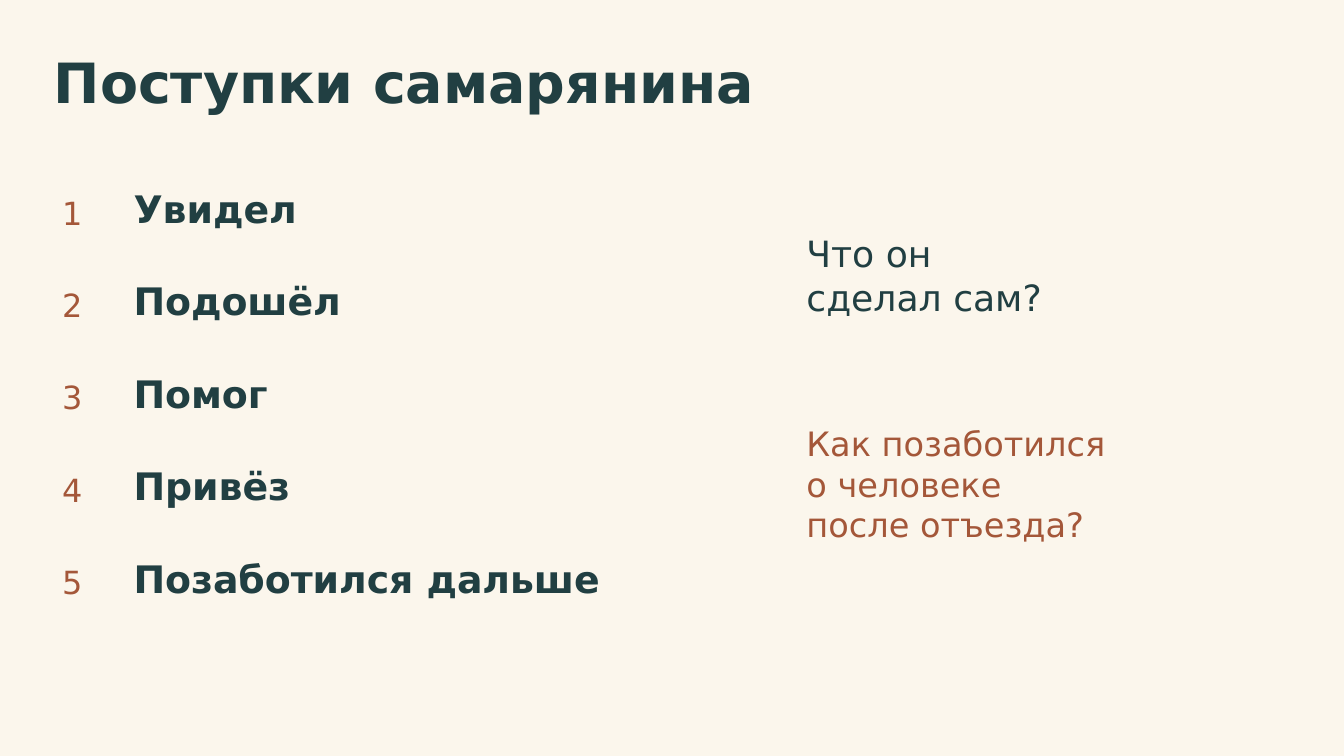
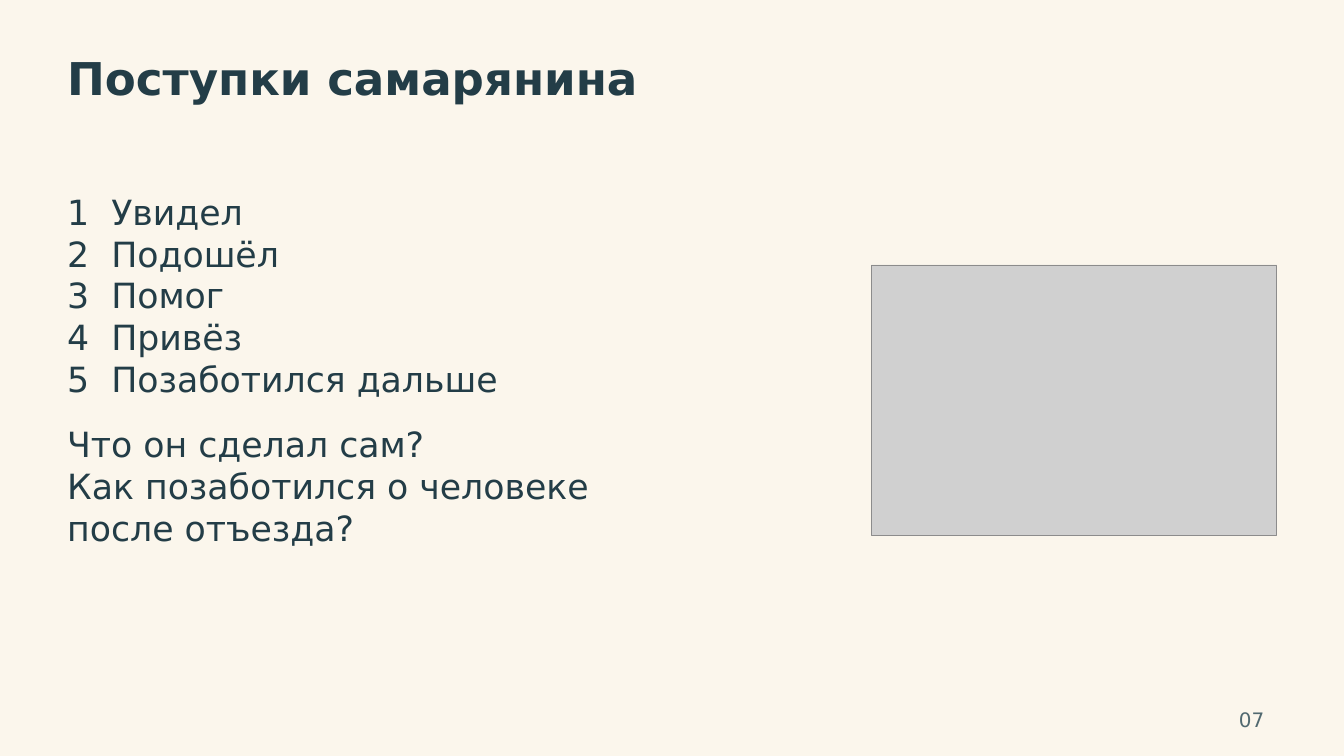
Before and after one commit to VAtapin/lessons, a slide deck: slide 7 of assets/lessons/kto-moi-blizhnii/presentation-ru.pptx. Drawn at 1344x756 pixels with LibreOffice and Linux fonts; fonts in the diff are those of the drawing; grey boxes stand for pictures. Boxes give left, top, right and bottom in pixels: in the first picture for what was removed or moved away, otherwise in the second. Text is boxed around its words. In the diff, an @@ line names an element or a change of style, - is before the commit and + after.

```diff
--- a/assets/lessons/kto-moi-blizhnii/presentation-ru.pptx
+++ b/assets/lessons/kto-moi-blizhnii/presentation-ru.pptx
@@ text "Поступки самарянина": place and size @@
-text "Поступки самарянина" at bbox=[54, 62, 754, 114]
+text "Поступки самарянина" at bbox=[67, 62, 637, 105]
@@ text "Поступки самарянина" at bbox=[67, 62, 637, 105]: size 49.5 to 40.3 pt, text colour #213F42 to #233D47 @@
@@ text removed at bbox=[62, 201, 82, 225] @@
-1
@@ text added at bbox=[67, 199, 588, 546], 30.9 pt, text #233D47 @@
+1 Увидел
+2 Подошёл
+3 Помог
+4 Привёз
+5 Позаботился дальше
+Что он сделал сам?
+Как позаботился о человеке
+после отъезда?
@@ text removed at bbox=[134, 195, 297, 229] @@
-Увидел
@@ text removed at bbox=[806, 240, 1041, 316] @@
-Что он
-сделал сам?
@@ picture added at bbox=[872, 265, 1277, 535] @@
@@ text removed at bbox=[62, 293, 82, 317] @@
-2
@@ text removed at bbox=[134, 285, 341, 321] @@
-Подошёл
@@ text removed at bbox=[62, 385, 82, 410] @@
-3
@@ text removed at bbox=[134, 380, 268, 409] @@
-Помог
@@ text removed at bbox=[806, 430, 1106, 542] @@
-Как позаботился
-о человеке
-после отъезда?
@@ text removed at bbox=[62, 478, 82, 502] @@
-4
@@ text removed at bbox=[134, 470, 291, 508] @@
-Привёз
@@ text removed at bbox=[134, 563, 600, 599] @@
-Позаботился дальше
@@ text removed at bbox=[62, 570, 82, 595] @@
-5
@@ text added at bbox=[1239, 712, 1264, 728], 17.8 pt, text #516970 @@
+07
```
Also in this commit, not shown: 2 other slides changed, 45 other files.
